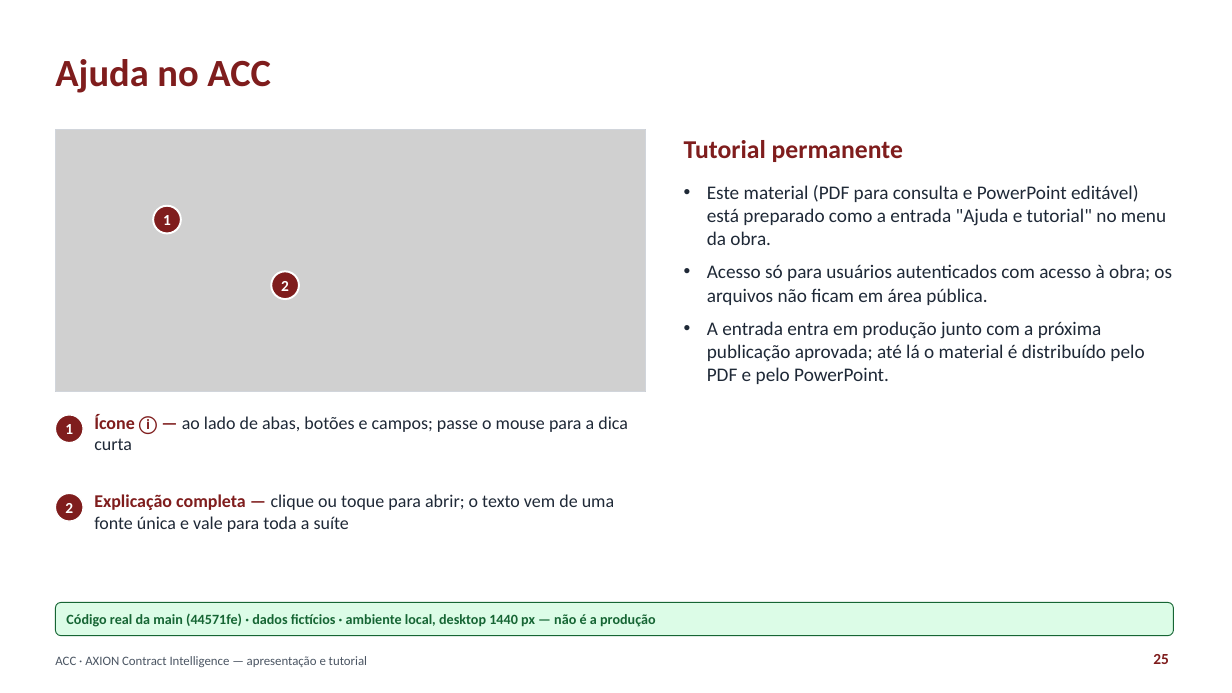
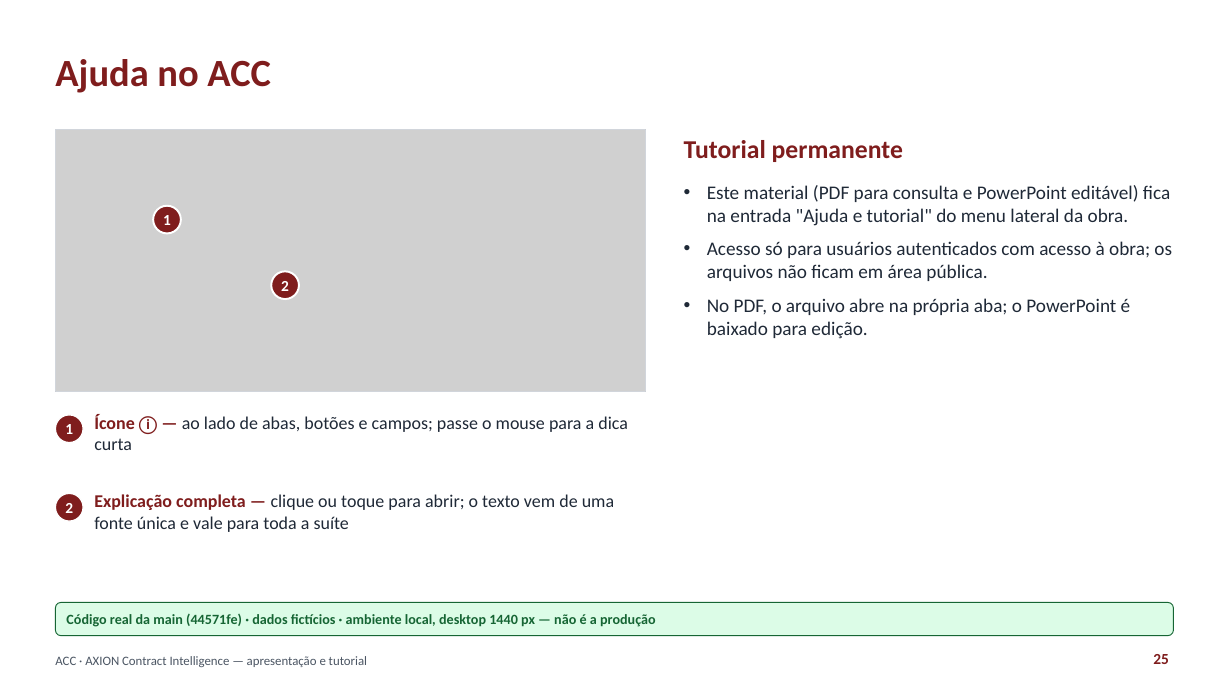
Before and after one commit to axionconstrucoes/axion-contract-intelligence, a slide deck: slide 25 of apps/web/content/tutorial/ACC-apresentacao-e-tutorial.pptx. Drawn at 1232x693 pixels with LibreOffice and Linux fonts; fonts in the diff are those of the drawing; grey boxes stand for pictures. Boxes give left, top, right and bottom in pixels: in the first picture for what was removed or moved away, otherwise in the second. Text is boxed around its words. In the diff, an @@ line names an element or a change of style, - is before the commit and + after.

```diff
--- a/apps/web/content/tutorial/ACC-apresentacao-e-tutorial.pptx
+++ b/apps/web/content/tutorial/ACC-apresentacao-e-tutorial.pptx
@@ text at bbox=[707, 185, 1170, 226]: text changed @@
-• Este material (PDF para consulta e PowerPoint editável) está preparado como a entrada "Ajuda e tutorial" no menu da obra.
+• Este material (PDF para consulta e PowerPoint editável) fica na entrada "Ajuda e tutorial" do menu lateral da obra.
@@ text at bbox=[707, 298, 1131, 338]: text changed @@
-• A entrada entra em produção junto com a próxima publicação aprovada; até lá o material é distribuído pelo PDF e pelo PowerPoint.
+• No PDF, o arquivo abre na própria aba; o PowerPoint é baixado para edição.
```
Also in this commit, not shown: 5 other slides changed, 1 other file.
